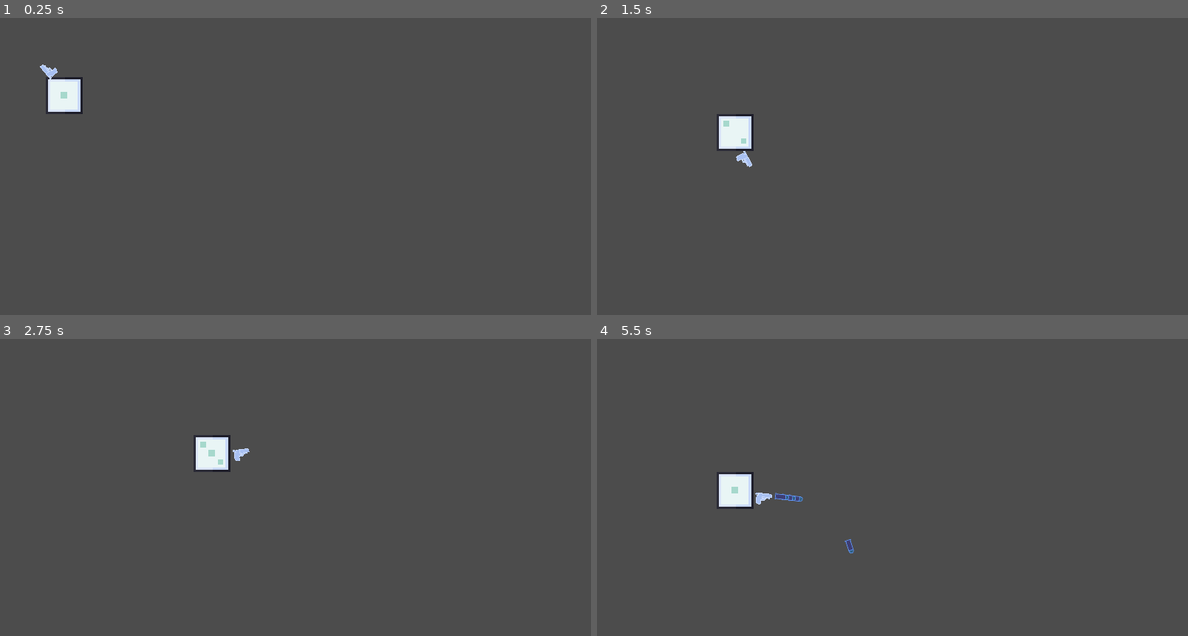
Above: before the commit, frames 1-4 (two rows, left to right).
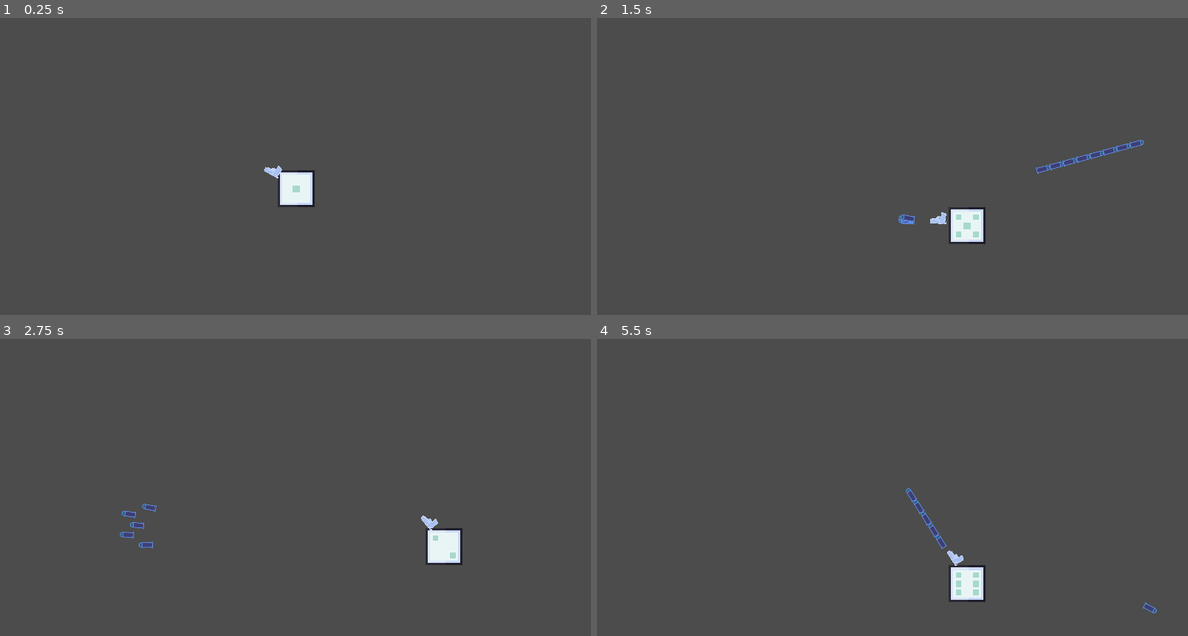
Above: after the commit, the same moments.

Repository: Cooljawty/The_Cube_Game-GMTK-Jam-2022-
Game: Godot game, scene res://World.tscn
Same seed, same stepped clock (60 frames per second), same inputs: the game is played once before the commit and once after it.
Inputs (mouse positions are in pixels of both pictures, inside the frame that each line leads up to):
- Up to frame 1 (0.25 s): no input
- Up to frame 2 (1.5 s): tap Enter at 0.5 s; move the mouse to (1022, 172) at 0.52 s; press the mouse at (1022, 172) at 0.53 s; hold D (Right) 0.53-1.28 s; move the mouse to (774, 208) at 1.27 s; release the mouse at (774, 208) at 1.28 s; hold S (Down) from 1.28 s (still down); click (774, 208) at 1.35 s
- Up to frame 3 (2.75 s): move the mouse to (354, 437) at 2.02 s; release S (Down) at 2.03 s; press the mouse at (354, 437) at 2.03 s; hold D (Right) from 2.03 s (still down)
- Up to frame 4 (5.5 s): move the mouse to (862, 582) at 2.77 s; release D (Right) at 2.78 s; release the mouse at (862, 582) at 2.78 s; hold W (Up) 2.78-3.53 s; click (862, 582) at 2.85 s; move the mouse to (1069, 564) at 3.52 s; press the mouse at (1069, 564) at 3.53 s; hold A (Left) 3.53-5.03 s; tap Space at 4.25 s; move the mouse to (715, 460) at 4.27 s; release the mouse at (715, 460) at 4.28 s; click (715, 460) at 4.35 s; move the mouse to (922, 511) at 5.02 s; press the mouse at (922, 511) at 5.03 s; hold S (Down) from 5.03 s (still down)

The runs differ from the first frame. In frame 1, 1.7% of the frame differs, in the area x 6-54%, y 15-64%; in frame 2, 2.1%, in the area x 20-93%, y 32-77%; in frame 3, 1.9%; in frame 4, 2.1%.

Commit message:
Movemant fixed

Diff:
--- a/Gun/bullet.gd
+++ b/Gun/bullet.gd
@@ -13,5 +13,6 @@
 	self.global_position.x += cos(rotation) * Speed
 
 
+
 func _on_Timer_timeout():
 	self.queue_free()
--- a/Gun/gun.gd
+++ b/Gun/gun.gd
@@ -4,13 +4,13 @@
 
 var BullLocate = preload("res://Gun/bullet.tscn")
 
-export var Guns = [preload("res://Gun/bullet.tscn"), preload("res://Gun/bullet.tscn"), preload("res://Gun/bullet.tscn"), preload("res://Gun/bullet.tscn"), preload("res://Gun/bullet.tscn"), preload("res://Gun/bullet.tscn"), preload("res://Gun/bullet.tscn")]
+export var Guns = [preload("res://Gun/bullet.tscn"), preload("res://Gun/bullet.tscn"), preload("res://Gun/bullet.tscn"), preload("res://Gun/bullet.tscn"), preload("res://Gun/bullet.tscn"), preload("res://Gun/bullet.tscn")]
 
 onready var Player = get_parent()
 
 var Can_gun_shoot = true
+var Multi_shot = 1
 
-var Multi_shot = 1
 var Damage = 1
 var Shooting_speed = 1
 var Pierce = 0
@@ -31,34 +31,44 @@
 #func _process(delta):
 #	pass
 func _process(delta):
-	look_at(get_global_mouse_position())
+	if Multi_shot < 2:
+		look_at(get_global_mouse_position())
 	node.rotation_degrees = rotation_degrees
 	if Input.is_action_pressed("shoot") and Can_gun_shoot:
 		print(Player.Face)
 		Can_gun_shoot = false
+
 		if Player.Face == 1:
-			shoot(0, 1 ,6)
+			shoot(0, 3.5 ,6)
+			get_child(1).wait_time = 0.6 * Shooting_speed
+
 		elif  Player.Face == 2:
 			pass
+		#Burst
 		elif  Player.Face == 3:
-			pass
+			Multi_shot = 3
+			get_child(1).wait_time = 0.6 * Shooting_speed
+			get_child(2).start()
+			shoot(0, 4.2, 0.4)
+
 		elif  Player.Face == 4:
 			pass
+		#Shotgun
 		elif  Player.Face == 5:
-			get_child(1).wait_time = 0.7 * Shooting_speed
+			get_child(1).wait_time = 0.6 * Shooting_speed
 			var Shot_speed = 1.1
 			for n in 5:
 				if [1,3].has(n):
-					Shot_speed = 3.2
+					Shot_speed = 4.2
 				elif n == 2:
-					Shot_speed = 3
+					Shot_speed = 4
 				else:
-					Shot_speed = 2.8
-				print("5467")
+					Shot_speed = 3.8
 				shoot(n * 3 - 6, Shot_speed, 1.2)
+		#Mashinegun
 		elif  Player.Face == 6:
-			get_child(1).wait_time = 0.7 * Shooting_speed
-			shoot(0, 3, 1)
+			get_child(1).wait_time = 0.1 * Shooting_speed
+			shoot(0, 4, 1)
 		#Cooldown
 		get_child(1).start()
 
@@ -77,3 +87,10 @@
 
 func Gun_can_shoot():
 	Can_gun_shoot = true
+
+
+func _on_multy_shot_timeout():
+	Multi_shot -= 1
+	if Multi_shot > 1:
+		get_child(2).start()
+	shoot(0, 4.2, 0.4)
--- a/Gun/gun.tscn
+++ b/Gun/gun.tscn
@@ -18,7 +18,7 @@
 one_shot = true
 
 [node name="multy shot" type="Timer" parent="."]
-wait_time = 0.05
+wait_time = 0.15
 one_shot = true
 
 [node name="Node2D" type="Node2D" parent="."]
@@ -28,3 +28,4 @@
 script = ExtResource( 3 )
 
 [connection signal="timeout" from="Weapon delay" to="." method="Gun_can_shoot"]
+[connection signal="timeout" from="multy shot" to="." method="_on_multy_shot_timeout"]
--- a/Player/Player.gd
+++ b/Player/Player.gd
@@ -1,172 +1,153 @@
 extends KinematicBody2D
 
 
-export var Side_1 = preload("res://Dicesides/a die 1.png")
-export var Side_2 = preload("res://Dicesides/a die 1.png")
-export var Side_3 = preload("res://Dicesides/a die 1.png")
-export var Side_4 = preload("res://Dicesides/a die 1.png")
-export var Side_5 = preload("res://Dicesides/a die 1.png")
-export var Side_6 = preload("res://Dicesides/a die 1.png")
+
+export var Sides = [preload("res://Gun/bullet.tscn"), preload("res://Gun/bullet.tscn"), preload("res://Gun/bullet.tscn"), preload("res://Gun/bullet.tscn"), preload("res://Gun/bullet.tscn"), preload("res://Gun/bullet.tscn")]
 export var Face = 1
 var debounce = 0
 var debouce_movement = 0
 
+var Rotation_ = 0
+
 func _input(event):
+	# - 5 - -
+	# 3 1 4 6
+	# - 2 - -
+	# - 6 - -
 	if Input.is_action_just_pressed("Up") and debouce_movement == 0:
 		debouce_movement = 1
 		move_and_collide(Vector2(0,-64))
-		roll("Up")
+		roll(1)
+		debouce_movement = 0
+	if Input.is_action_just_pressed("Right") and debouce_movement == 0:
+		debouce_movement = 1
+		move_and_collide(Vector2(64,0))
+		roll(2)
 		debouce_movement = 0
 	if Input.is_action_just_pressed("Down") and debouce_movement == 0:
 		debouce_movement = 1
 		move_and_collide(Vector2(0,64))
-		roll("Down")
-		debouce_movement = 0
-	if Input.is_action_just_pressed("Right") and debouce_movement == 0:
-		debouce_movement = 1
-
-		move_and_collide(Vector2(64,0))
-		roll("Right")
+		roll(3)
 		debouce_movement = 0
 	if Input.is_action_just_pressed("Left") and debouce_movement == 0:
 		debouce_movement = 1
 		move_and_collide(Vector2(-64,0))
-		roll("Left")
+		roll(4)
 		debouce_movement = 0
 
 
 func roll(Direction_):
+	#Up = 1
+	#Right = 2
+	#Down = 3
+	#Left = 4
+	var True_direction = Rotation_ + Direction_
+	if True_direction > 4:
+		True_direction = True_direction - 4
 	# face 1
 	if Face == 1:
-		if Direction_ == "Down" and debounce == 0:
-			debounce = 1
-			self.get_child(0).set_texture(Side_5)
+		if True_direction == 1:
+			Face = 2
+			Rotation_ += 0
+		elif True_direction == 2:
+			Face = 3
+			Rotation_ += 3
+		elif True_direction == 3:
 			Face = 5
-			debounce = 0
-		elif Direction_ == "Up" and debounce == 0:
-			debounce = 1
-			self.get_child(0).set_texture(Side_2)
+			Rotation_ += 2
+		elif True_direction == 4:
+			Face = 4
+			Rotation_ += 1
+
+	elif Face == 2:
+		if True_direction == 1:
+			Face = 6
+			Rotation_ += 0
+		elif True_direction == 2:
+			Face = 3
+			Rotation_ += 0
+		elif True_direction == 3:
+			Face = 1
+			Rotation_ += 0
+		elif True_direction == 4:
+			Face = 4
+			Rotation_ += 0
+
+	elif Face == 3:
+		#Up
+		if True_direction == 1:
+			Face = 6
+			Rotation_ += 3
+		#Right
+		elif True_direction == 2:
+			Face = 5
+			Rotation_ += 0
+		#Down
+		elif True_direction == 3:
+			Face = 1
+			Rotation_ += 1
+		#Left
+		elif True_direction == 4:
 			Face = 2
-			debounce = 0
-		elif Direction_ == "Right" and debounce == 0:
-			debounce = 1
-			self.get_child(0).set_texture(Side_3)
+			Rotation_ += 0
+
+	elif Face == 4:
+		#Up
+		if True_direction == 1:
+			Face = 6
+			Rotation_ += 1
+		#Right
+		elif True_direction == 2:
+			Face = 2
+			Rotation_ += 0
+		#Down
+		elif True_direction == 3:
+			Face = 1
+			Rotation_ += 3
+		#Left
+		elif True_direction == 4:
+			Face = 5
+			Rotation_ += 0
+
+	elif Face == 5:
+		#Up
+		if True_direction == 1:
+			Face = 6
+			Rotation_ += 2
+		#Right
+		elif True_direction == 2:
+			Face = 4
+			Rotation_ += 0
+		#Down
+		elif True_direction == 3:
+			Face = 1
+			Rotation_ += 2
+		#Left
+		elif True_direction == 4:
 			Face = 3
-			debounce = 0
-		elif Direction_ == "Left" and debounce == 0:
-			debounce = 1
-			self.get_child(0).set_texture(Side_4)
+			Rotation_ += 0
+
+	elif Face == 6:
+		#Up
+		if True_direction == 1:
+			Face = 5
+			Rotation_ += 2
+		#Right
+		elif True_direction == 2:
+			Face = 3
+			Rotation_ += 1
+		#Down
+		elif True_direction == 3:
+			Face = 2
+			Rotation_ += 0
+		#Left
+		elif True_direction == 4:
 			Face = 4
-			debounce = 0
+			Rotation_ += 3
 
-	# face 2
-	if Face == 2 and Direction_ == "Down" and debounce == 0:
-		debounce = 1
-		self.get_child(0).set_texture(Side_1)
-		Face = 1
-		debounce = 0
-	elif Face == 2 and Direction_ == "Up" and debounce == 0:
-		debounce = 1
-		self.get_child(0).set_texture(Side_6)
-		Face = 6
-		debounce = 0
-	elif Face == 2 and Direction_ == "Right" and debounce == 0:
-		debounce = 1
-		self.get_child(0).set_texture(Side_3)
-		Face = 3
-		debounce = 0
-	elif Face == 2 and Direction_ == "Left" and debounce == 0:
-		debounce = 1
-		self.get_child(0).set_texture(Side_4)
-		Face = 4
-		debounce = 0
+	if Rotation_ > 3:
+		Rotation_ -= 4
 
-	# face 3
-	if Face == 3 and Direction_ == "Down" and debounce == 0:
-		debounce = 1
-		self.get_child(0).set_texture(Side_2)
-		Face = 2
-		debounce = 0
-	elif Face == 3 and Direction_ == "Up" and debounce == 0:
-		debounce = 1
-		self.get_child(0).set_texture(Side_5)
-		Face = 5
-		debounce = 0
-	elif Face == 3 and Direction_ == "Right" and debounce == 0:
-		debounce = 1
-		self.get_child(0).set_texture(Side_6)
-		Face = 6
-		debounce = 0
-	elif Face == 3 and Direction_ == "Left" and debounce == 0:
-		debounce = 1
-		self.get_child(0).set_texture(Side_1)
-		Face = 1
-		debounce = 0
-
-	# face 4
-	if Face == 4 and Direction_ == "Down" and debounce == 0:
-		debounce = 1
-		self.get_child(0).set_texture(Side_5)
-		Face = 5
-		debounce = 0
-	elif Face == 4 and Direction_ == "Up" and debounce == 0:
-		debounce = 1
-		self.get_child(0).set_texture(Side_2)
-		Face = 2
-		debounce = 0
-	elif Face == 4 and Direction_ == "Right" and debounce == 0:
-		debounce = 1
-		self.get_child(0).set_texture(Side_1)
-		Face = 1
-		debounce = 0
-	elif Face == 4 and Direction_ == "Left" and debounce == 0:
-		debounce = 1
-		self.get_child(0).set_texture(Side_6)
-		Face = 6
-		debounce = 0
-
-	# face 5
-	if Face == 5 and Direction_ == "Down" and debounce == 0:
-		debounce = 1
-		self.get_child(0).set_texture(Side_6)
-		Face = 6
-		debounce = 0
-	elif Face == 5 and Direction_ == "Up" and debounce == 0:
-		debounce = 1
-		self.get_child(0).set_texture(Side_1)
-		Face = 1
-		debounce = 0
-	elif Face == 5 and Direction_ == "Right" and debounce == 0:
-		debounce = 1
-		self.get_child(0).set_texture(Side_3)
-		Face = 3
-		debounce = 0
-	elif Face == 5 and Direction_ == "Left" and debounce == 0:
-		debounce = 1
-		self.get_child(0).set_texture(Side_4)
-		Face = 4
-		debounce = 0
-
-	# face 6
-	if Face == 6 and Direction_ == "Down" and debounce == 0:
-		debounce = 1
-		self.get_child(0).set_texture(Side_5)
-		Face = 2
-		debounce = 0
-	elif Face == 6 and Direction_ == "Up" and debounce == 0:
-		debounce = 1
-		self.get_child(0).set_texture(Side_2)
-		Face = 5
-		debounce = 0
-	elif Face == 6 and Direction_ == "Right" and debounce == 0:
-		debounce = 1
-		self.get_child(0).set_texture(Side_3)
-		Face = 3
-		debounce = 0
-	elif Face == 6 and Direction_ == "Left" and debounce == 0:
-		debounce = 1
-		self.get_child(0).set_texture(Side_4)
-		Face = 4
-
-		debounce = 0
-	#print(Face)
+	print("true",True_direction)
+	print("rotation",Rotation_)
+	get_child(0).texture = Sides[Face - 1]
--- a/Player/Player.tscn
+++ b/Player/Player.tscn
@@ -14,11 +14,7 @@
 
 [node name="Player" type="KinematicBody2D"]
 script = ExtResource( 2 )
-Side_2 = ExtResource( 4 )
-Side_3 = ExtResource( 7 )
-Side_4 = ExtResource( 6 )
-Side_5 = ExtResource( 5 )
-Side_6 = ExtResource( 8 )
+Sides = [ ExtResource( 1 ), ExtResource( 4 ), ExtResource( 7 ), ExtResource( 6 ), ExtResource( 5 ), ExtResource( 8 ) ]
 
 [node name="a die 1" type="Sprite" parent="."]
 scale = Vector2( 2, 2 )
--- a/World.tscn
+++ b/World.tscn
@@ -6,3 +6,4 @@
 position = Vector2( 111, 134 )
 
 [node name="Player" parent="." instance=ExtResource( 1 )]
+position = Vector2( 402.472, 161.799 )
